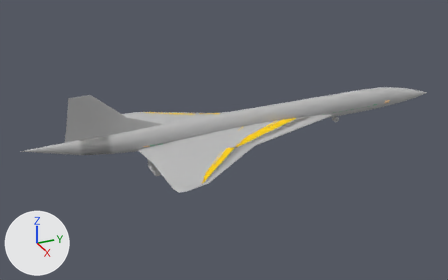
One commit to the glTF model Digital_Hangar/Concorde/Concorde.gltf: the scene before it, then after it.
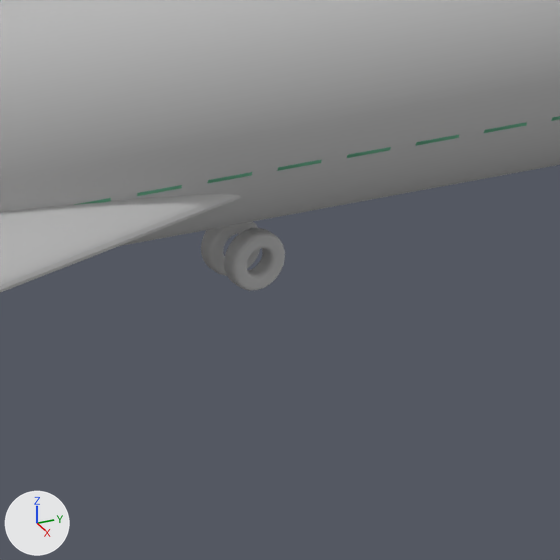
The first picture shows the older version from a 50 mm lens placed at (70.8, -67.0, 33.2), pointed at (-0.1, -35.0, -2.3). The close-ups show the older and then the newer version on the part from 70% to 81% of the width and 35% to 52% of the height of that picture. Only the edits that show in the close-ups are written down. Lighting does not change. The marker at lower left points along +X, +Y and +Z. Where no turn or scale is listed for an object, it has been applied to the vertices. Vertices at exactly the same position are counted once.
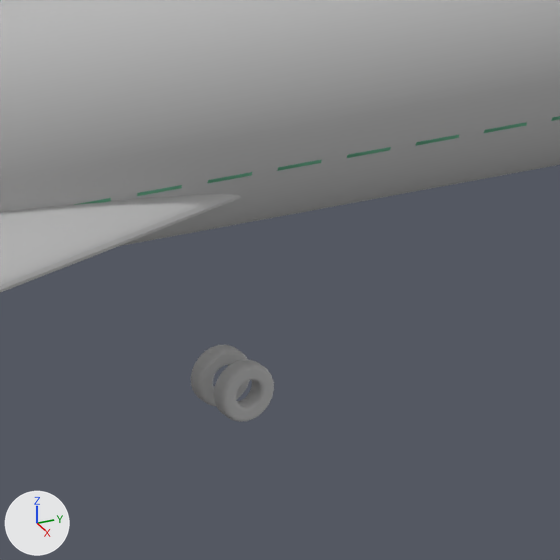
What changed in the scene script:
```text
Change me_mesh8:
    used by ob_mesh8; location = (0.0, 0.0, 0.0)
    remove me_mesh8.from_pydata(...)  # 552 vertices, 1104 faces; spans x -0.397..-0.125, y -17.394..-16.606, z -2.594..-1.806
    add me_mesh8.from_pydata(...)  # 552 vertices, 1104 faces; spans x -0.397..-0.125, y -17.394..-16.606, z -4.394..-3.606
    me_mesh8 part 1: the whole mesh is moved by (0.0, 0.0, -1.8)
Change me_mesh9:
    used by ob_mesh9; location = (0.0, 0.0, 0.0)
    remove me_mesh9.from_pydata(...)  # 552 vertices, 1104 faces; spans x 0.126..0.398, y -17.394..-16.606, z -2.594..-1.806
    add me_mesh9.from_pydata(...)  # 552 vertices, 1104 faces; spans x 0.126..0.398, y -17.394..-16.606, z -4.394..-3.606
    me_mesh9 part 2: the whole mesh is moved by (0.0, 0.0, -1.8)
```

Location of each change, [x1, y1, x2, y2] in pixels of the close-ups (560 x 560 px):
'mesh9', moved
    before: [224, 228, 285, 291]
    after: [214, 360, 274, 422]
'mesh8', moved
    before: [201, 222, 261, 276]
    after: [191, 345, 250, 406]
